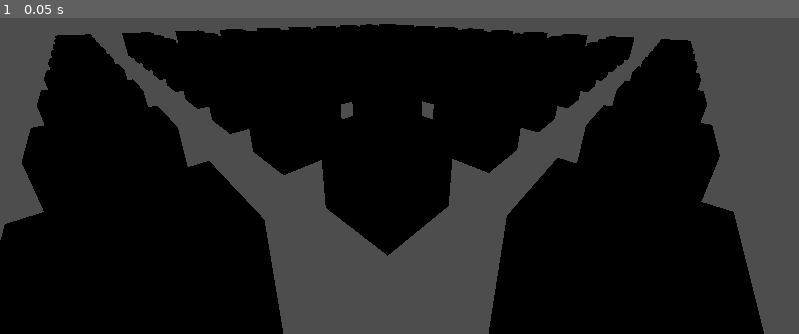
Above: before the commit, frame 1.
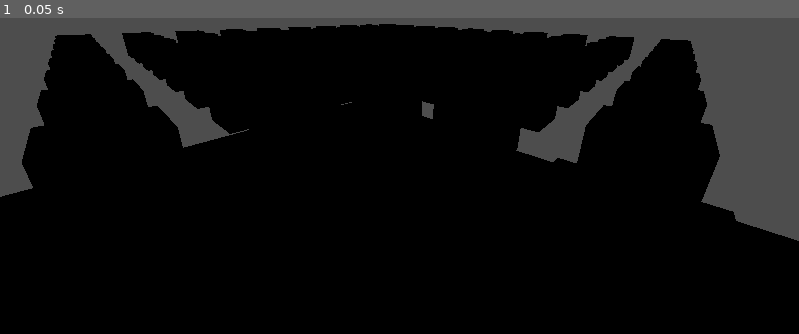
Above: after the commit, the same moment.

Repository: SKYNETTEDDRAGON/minesweeper_robot
Game: Godot game, scene res://Scenes/main.tscn
The game is run twice, just before and just after one commit, with the same random seed, the same clock (stepped at 60 frames per second) and the same inputs.
Inputs:
- Up to frame 1 (0.05 s): no input

The runs differ from the first frame. In frame 1, 16% of the frame differs, in the area x 0-100%, y 26-100%.
Error after the commit: Invalid access to property or key 'global_transform' on a base object of type 'null instance'. (res://Scenes/playeradd.gd:11)

Commit message:
pls work

Diff:
--- a/Scenes/main.tscn
+++ b/Scenes/main.tscn
@@ -1,8 +1,16 @@
-[gd_scene load_steps=2 format=3 uid="uid://doybrvly08a4q"]
+[gd_scene load_steps=6 format=3 uid="uid://doybrvly08a4q"]
 
+[ext_resource type="Script" uid="uid://c6auyweb3i6l" path="res://Scenes/playeradd.gd" id="1_bo1nx"]
 [ext_resource type="Script" uid="uid://btbqhs86hrvev" path="res://Scenes/game_manager.gd" id="1_jjgbg"]
+[ext_resource type="PackedScene" uid="uid://cljres4yxdtie" path="res://Scenes/player.tscn" id="2_8gbba"]
+
+[sub_resource type="BoxMesh" id="BoxMesh_8gbba"]
+
+[sub_resource type="BoxShape3D" id="BoxShape3D_jjvhh"]
 
 [node name="Main" type="Node3D"]
+script = ExtResource("1_bo1nx")
+player_scene = ExtResource("2_8gbba")
 
 [node name="DirectionalLight3D" type="DirectionalLight3D" parent="."]
 
@@ -12,3 +20,13 @@
 [node name="Camera3D" type="Camera3D" parent="."]
 transform = Transform3D(-0.7342101, 0.22706942, -0.63982445, 0.01141855, 0.94640833, 0.322771, 0.6788264, 0.22967583, -0.6974552, 0, 1.6501329, 0)
 current = true
+
+[node name="StaticBody3D" type="StaticBody3D" parent="."]
+
+[node name="MeshInstance3D" type="MeshInstance3D" parent="StaticBody3D"]
+transform = Transform3D(5.828947, 0, 0, 0, 1, 0, 0, 0, 4.774821, 0, 0, 0)
+mesh = SubResource("BoxMesh_8gbba")
+
+[node name="CollisionShape3D" type="CollisionShape3D" parent="StaticBody3D"]
+transform = Transform3D(5.6452317, 0, 0, 0, 1, 0, 0, 0, 4.797609, 0, 0, 0)
+shape = SubResource("BoxShape3D_jjvhh")
--- /dev/null
+++ b/Scenes/playeradd.gd
@@ -0,0 +1,14 @@
+extends Node3D
+
+@export var player_scene: PackedScene
+@onready var spawn_point = $PlayerSpawn
+
+func _ready():
+	# Instance the player
+	var player = player_scene.instantiate()
+
+	# Set position to spawn point
+	player.global_transform.origin = spawn_point.global_transform.origin
+
+	# Add player to scene
+	add_child(player)
Not shown, added: Scenes/playeradd.gd.uid
